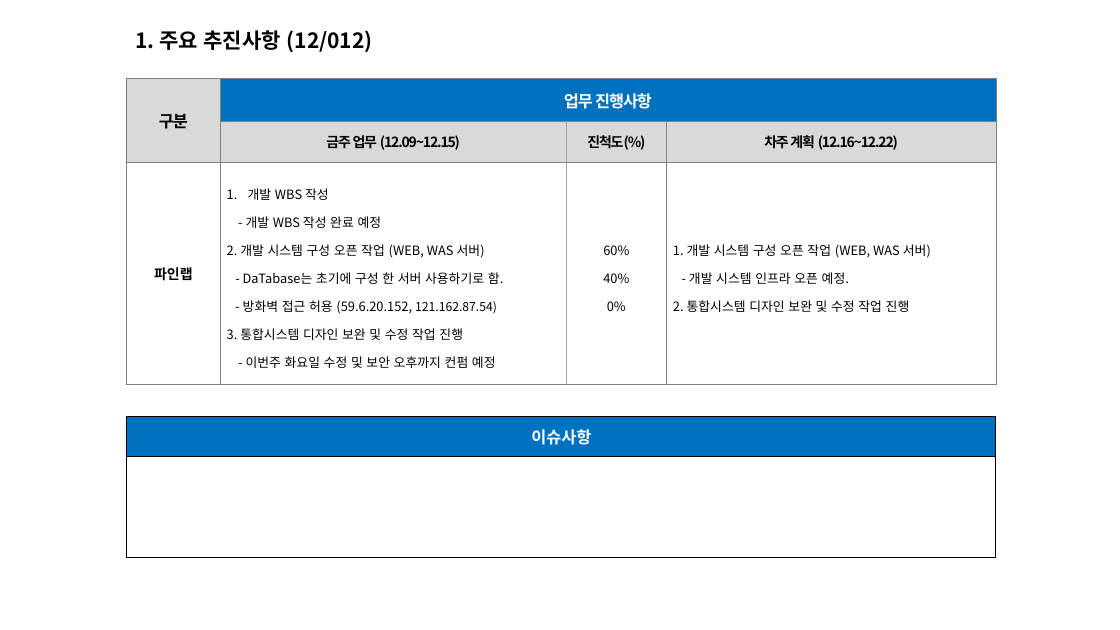
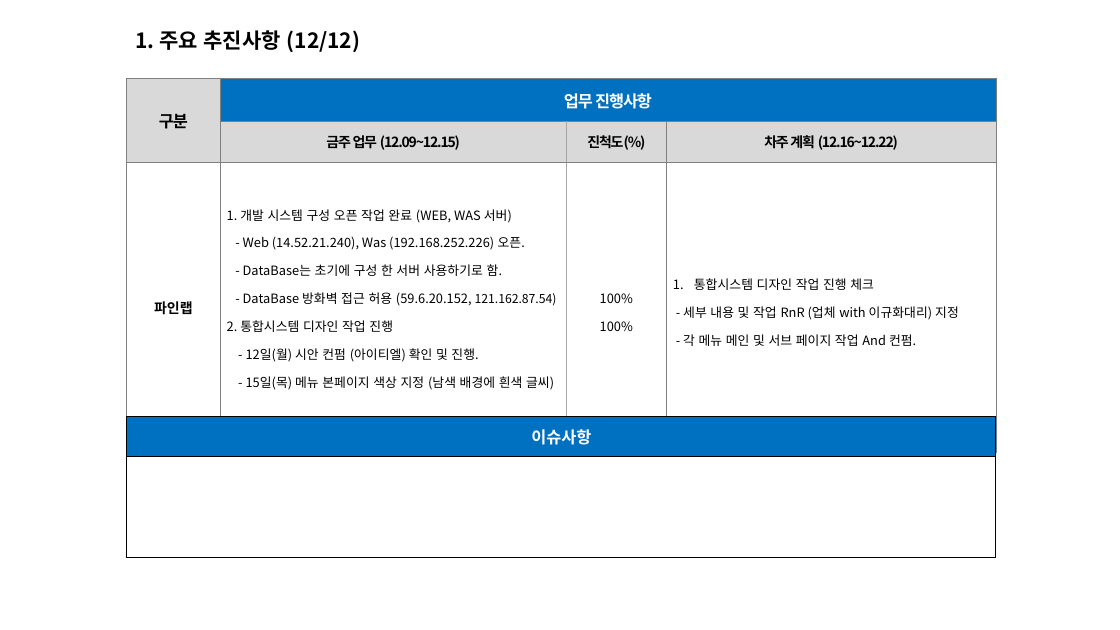
Before and after one commit to woochulpark/eujun_tong_project, a slide deck: slide 2 of 의전 통합 시스템 프로젝트 주간업무_20221212.pptx. Drawn at 1120x630 pixels with LibreOffice and Linux fonts; fonts in the diff are those of the drawing. Boxes give left, top, right and bottom in pixels: in the first picture for what was removed or moved away, otherwise in the second. Text is boxed around its words. In the diff, an @@ line names an element or a change of style, - is before the commit and + after.

```diff
--- a/의전 통합 시스템 프로젝트 주간업무_20221212.pptx
+++ b/의전 통합 시스템 프로젝트 주간업무_20221212.pptx
@@ text at bbox=[135, 30, 361, 52]: text changed @@
-1. 주요 추진사항 (12/012)
+1. 주요 추진사항 (12/12)
@@ table at bbox=[127, 78, 996, 402] @@
-row 3: 파인랩 | 개발 WBS 작성 / - 개발 WBS 작성 완료 예정 / 2. 개발 시스템 구성 오픈 작업 (WEB, WAS 서버) / - DaTabase는 초기에 구성 한 서버 사용하기로 함. / - 방화벽 접근 허용 (59.6.20.152, 121.162.87.54) / 3. 통합시스템 디자인 보완 및 수정 작업 진행 / - 이번주 화요일 수정 및 보안 오후까지 컨펌 예정 | 60% / 40% / 0% | 1. 개발 시스템 구성 오픈 작업 (WEB, WAS 서버) / - 개발 시스템 인프라 오픈 예정. / 2. 통합시스템 디자인 보완 및 수정 작업 진행
+row 3: 파인랩 | 1. 개발 시스템 구성 오픈 작업 완료 (WEB, WAS 서버) / - Web (14.52.21.240), Was (192.168.252.226) 오픈. / - DataBase는 초기에 구성 한 서버 사용하기로 함. / - DataBase 방화벽 접근 허용 (59.6.20.152, 121.162.87.54) / 2. 통합시스템 디자인 작업 진행 / - 12일(월) 시안 컨펌 (아이티엘) 확인 및 진행. / - 15일(목) 메뉴 본페이지 색상 지정 (남색 배경에 흰색 글씨) | 100% / 100% | 통합시스템 디자인 작업 진행 체크 / - 세부 내용 및 작업 RnR (업체 with 이규화대리) 지정 / - 각 메뉴 메인 및 서브 페이지 작업 And 컨펌.
```
Also in this commit, not shown: 51 other files.
